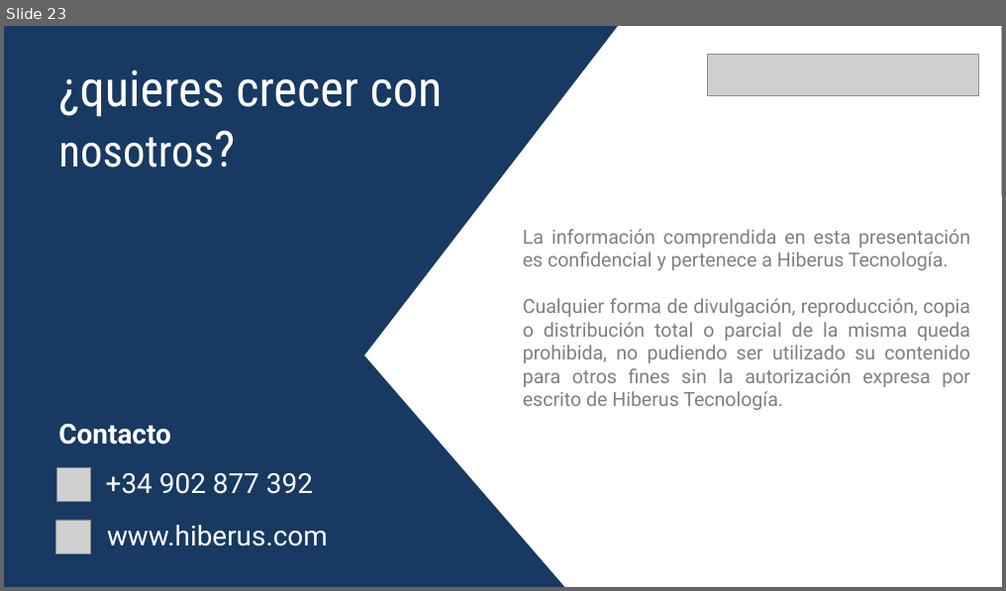
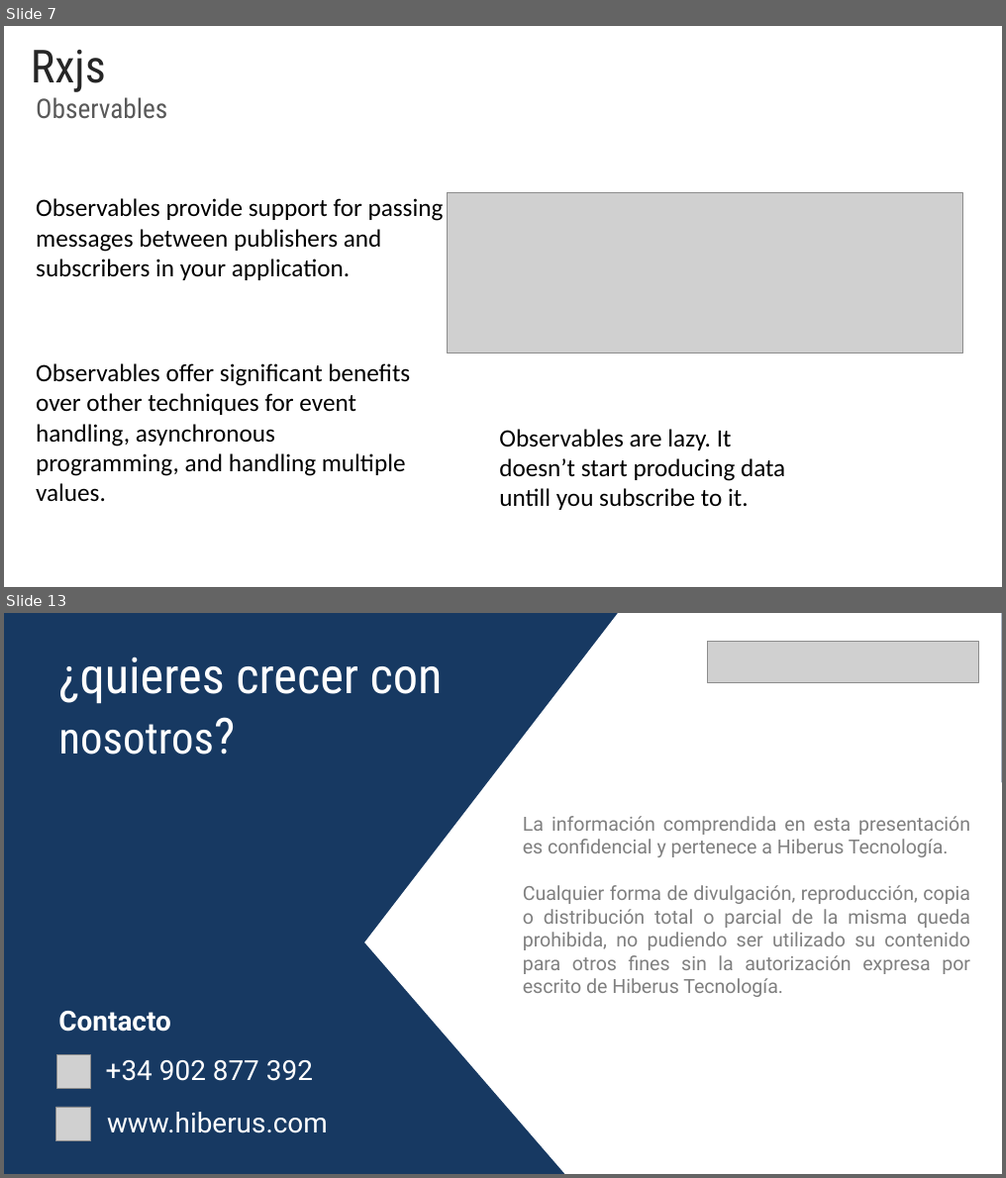
Before and after one commit to rached193/AngularWorkshop-20181116, a slide deck: 04_flow_events/04_flow_events.pptx. Shown one above the other, each under a label of ours: slide 23 before the commit, slides 7 and 13 after it; the slides between them are not shown. The pictures are 1006x591 and 1006x1178 pixels, drawn with LibreOffice and Linux fonts; fonts in the diff are those of the drawing; grey boxes stand for pictures; background and template pictures are left out. Boxes give left, top, right and bottom in pixels: in the first picture for what was removed or moved away, otherwise in the second. Text is boxed around its words. In the diff, an @@ line names an element or a change of style, - is before the commit and + after.

```diff
--- a/04_flow_events/04_flow_events.pptx
+++ b/04_flow_events/04_flow_events.pptx
@@ slide 7 added at [4, 26, 1002, 587], background #FFFFFF @@
@@ title added at [31, 50, 106, 92], 44 pt, text #262626 @@
+Rxjs
@@ text added at [36, 97, 167, 119], 26 pt, text #595959 @@
+Observables
@@ text added at [36, 198, 444, 280], 24 pt, text #000000 @@
+Observables provide support for passing messages between publishers and subscribers in your application.
@@ picture added at [448, 193, 963, 353] @@
@@ text added at [36, 364, 410, 502], 24 pt, text #000000 @@
+Observables offer significant benefits over other techniques for event handling, asynchronous programming, and handling multiple values.
@@ text added at [499, 429, 785, 510], 24 pt, text #000000 @@
+Observables are lazy. It doesn’t start producing data untill you subscribe to it.
@@ what was slide 23 is now slide 13 @@
```
Also in this commit, not shown: 1 slide changed, 10 other slides added, 21 slides removed, 29 other files.
